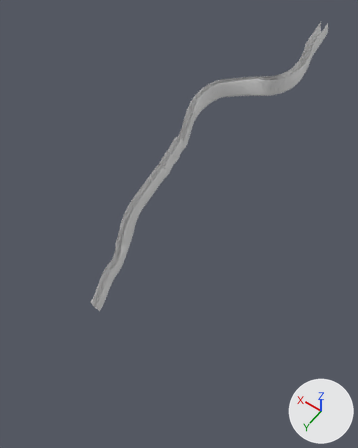
The Blender file assets/scenes/caves_4.blend: old version first, new version second.
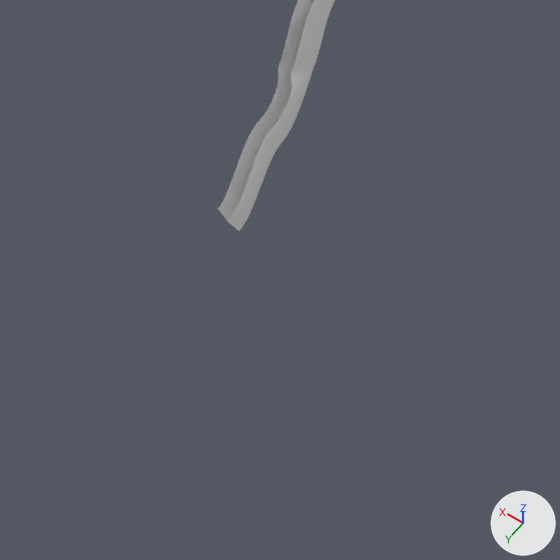
There are two pictures of each version: one whole from a 50 mm lens placed at (-599.0, 1856.0, 1130.0), pointed at (149.0, 808.0, -517.0), one close up on the part from 0% to 65% of the width and 48% to 100% of the height. Every picture has the same lights, and +X, +Y and +Z are marked at lower right.

In view in the first close-up: 'path'.
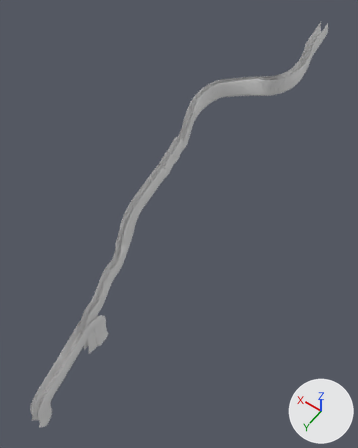
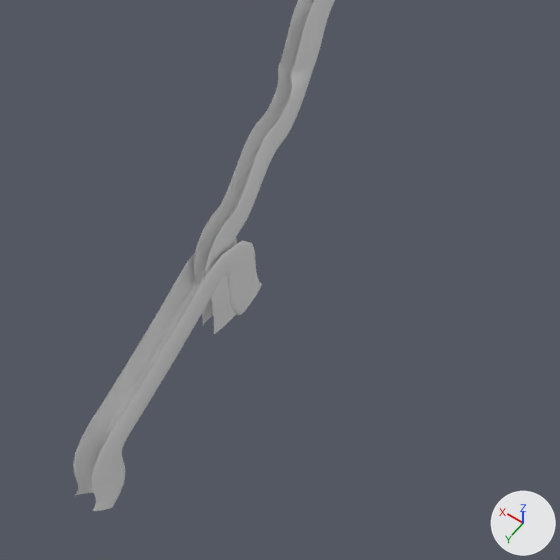
Commit message: worked on caves_4

What changed in the scene script:
```text
Change cu_caves_4:
    remove _sp.bezier_points.foreach_set('co', [269.8, 1221.0, -765.5, 289.5, 1074.0, -689.9, 307.1, 952.0, -615.5, 306.6, 901.2, -522.0, 306.0, 823.4, -464.6, 306.0, 683.3, -425.8, 306.0, 615.8, -395.3, 306.0, 555.9, -366.4, 332.3, 448.5, -313.5, 248.8, 289.3, -224.3, 109.3, 282.2, -163.3, -0.509, 250.3, -101.0, -2.619, 103.6, -37.67, 0.0, -21.0, -0.0198])
    remove _sp.bezier_points.foreach_set('handle_left', [272.5, 1263.0, -773.6, 292.0, 1117.0, -699.4, 307.9, 980.6, -655.6, 306.8, 928.2, -571.6, 306.4, 859.6, -473.6, 306.7, 720.0, -427.2, 306.7, 652.4, -396.7, 306.7, 592.5, -367.8, 313.1, 508.3, -323.5, 299.9, 304.5, -238.7, 152.5, 274.4, -184.5, 22.53, 308.3, -112.3, -2.63, 121.8, -45.96, -0.0606, 5.94, -12.43])
    remove _sp.bezier_points.foreach_set('handle_right', [267.5, 1184.0, -758.4, 287.2, 1036.0, -681.2, 306.5, 928.0, -581.8, 306.6, 888.2, -498.1, 305.6, 789.9, -456.3, 305.2, 645.4, -424.4, 305.2, 577.9, -393.9, 305.2, 518.0, -365.0, 361.5, 357.7, -298.4, 193.1, 272.8, -208.5, 76.83, 288.1, -147.3, -26.21, 185.5, -88.4, -2.61, 86.15, -29.76, 0.0658, -50.24, 13.45])
    remove for _p, _l, _r in zip(_sp.bezier_points, ['ALIGNED', 'ALIGNED', 'ALIGNED', 'ALIGNED', 'ALIGNED', 'ALIGNED', 'ALIGNED', 'ALIGNED', 'ALIGNED', 'ALIGNED', 'ALIGNED', 'ALIGNED', 'ALIGNED', 'ALIGNED'], ['ALIGNED', 'ALIGNED', 'ALIGNED', 'ALIGNED', 'ALIGNED', 'ALIGNED', 'ALIGNED', 'ALIGNED', 'ALIGNED', 'ALIGNED', 'ALIGNED', 'ALIGNED', 'ALIGNED', 'ALIGNED']): _p.handle_left_type = _l; _p.handle_right_type = _r
    remove _sp.bezier_points.foreach_set('tilt', [0.0, 0.0, 0.0, 0.0, 0.0, 0.0, 0.0, 0.0, 0.0, 0.0, 0.0, 0.000873, 0.0, 0.0129])
    _sp: cu_caves_4.splines.new('BEZIER'); _sp.bezier_points.add(13) -> cu_caves_4.splines.new('BEZIER'); _sp.bezier_points.add(14)
    add _sp.bezier_points.foreach_set('co', [269.1, 1269.0, -1008.0, 269.8, 1221.0, -765.5, 289.5, 1074.0, -689.9, 307.1, 952.0, -615.5, 306.6, 901.2, -522.0, 306.0, 823.4, -464.6, 306.0, 683.3, -425.8, 306.0, 615.8, -395.3, 306.0, 555.9, -366.4, 332.3, 448.5, -313.5, 248.8, 289.3, -224.3, 109.3, 282.2, -163.3, -0.509, 250.3, -101.0, -2.619, 103.6, -37.67, 0.0, -21.0, -0.0198])
    add _sp.bezier_points.foreach_set('handle_left', [269.4, 1302.0, -1181.0, 270.6, 1265.0, -773.6, 292.0, 1117.0, -699.4, 307.9, 980.6, -655.6, 306.8, 928.2, -571.6, 306.4, 859.6, -473.6, 306.7, 720.0, -427.2, 306.7, 652.4, -396.7, 306.7, 592.5, -367.8, 313.1, 508.3, -323.5, 299.9, 304.5, -238.7, 152.5, 274.4, -184.5, 22.53, 308.3, -112.3, -2.63, 121.8, -45.96, -0.0606, 5.94, -12.43])
    add _sp.bezier_points.foreach_set('handle_right', [268.9, 1249.0, -902.0, 269.2, 1183.0, -758.6, 287.2, 1036.0, -681.2, 306.5, 928.0, -581.8, 306.6, 888.2, -498.1, 305.6, 789.9, -456.3, 305.2, 645.4, -424.4, 305.2, 577.9, -393.9, 305.2, 518.0, -365.0, 361.5, 357.7, -298.4, 193.1, 272.8, -208.5, 76.83, 288.1, -147.3, -26.21, 185.5, -88.4, -2.61, 86.15, -29.76, 0.0658, -50.24, 13.45])
    add for _p, _l, _r in zip(_sp.bezier_points, ['ALIGNED', 'ALIGNED', 'ALIGNED', 'ALIGNED', 'ALIGNED', 'ALIGNED', 'ALIGNED', 'ALIGNED', 'ALIGNED', 'ALIGNED', 'ALIGNED', 'ALIGNED', 'ALIGNED', 'ALIGNED', 'ALIGNED'], ['ALIGNED', 'ALIGNED', 'ALIGNED', 'ALIGNED', 'ALIGNED', 'ALIGNED', 'ALIGNED', 'ALIGNED', 'ALIGNED', 'ALIGNED', 'ALIGNED', 'ALIGNED', 'ALIGNED', 'ALIGNED', 'ALIGNED']): _p.handle_left_type = _l; _p.handle_right_type = _r
    add _sp.bezier_points.foreach_set('tilt', [0.0, 0.0, 0.0, 0.0, 0.0, 0.0, 0.0, 0.0, 0.0, 0.0, 0.0, 0.0, 0.000873, 0.0, 0.0129])
Add cu_caves_4_001:
    cu_caves_4_001 = bpy.data.curves.new('caves_4.001', 'CURVE')
    cu_caves_4_001.dimensions = '3D'
    _sp = cu_caves_4_001.splines.new('BEZIER'); _sp.bezier_points.add(3)
    _sp.bezier_points.foreach_set('co', [-0.509, 250.3, -101.0, -2.619, 88.89, 12.19, 0.0, -192.1, -0.764, 0.0148, -146.4, -170.9])
    _sp.bezier_points.foreach_set('handle_left', [-1.189, 313.7, -100.1, -2.63, 156.0, 21.06, -0.021, -84.35, -7.843, -0.00601, -165.0, -65.56])
    _sp.bezier_points.foreach_set('handle_right', [0.57, 149.6, -102.4, -2.616, 69.94, 9.679, 0.0181, -284.9, 5.33, 0.0331, -130.1, -263.1])
    for _p, _l, _r in zip(_sp.bezier_points, ['ALIGNED', 'ALIGNED', 'ALIGNED', 'ALIGNED'], ['ALIGNED', 'ALIGNED', 'ALIGNED', 'ALIGNED']): _p.handle_left_type = _l; _p.handle_right_type = _r
    _sp.bezier_points.foreach_set('tilt', [0.000873, 0.0, 0.0129, 0.0129])
    _sp.order_u = 0
    _sp.order_v = 0
    cu_caves_4_001.use_path = True
    cu_caves_4_001.use_path_clamp = True
    cu_caves_4_001.bevel_mode = 'OBJECT'
    cu_caves_4_001.bevel_resolution = 0
    cu_caves_4_001.fill_mode = 'HALF'
    cu_caves_4_001.bevel_object = ob_beziercurve
    cu_caves_4_001.taper_object = ob_taper
Add ob_path1:
    ob_path1 = bpy.data.objects.new('path1', cu_caves_4_001)
    ob_path1.location = (271.0, 1493.0, -919.0)
    ob_path1.rotation_euler = (-0.484, 0.0, 0.0167)  # degrees (-28, 0, 1)
    ob_path1.scale = (1.54, 1.0, 1.0)
```

Where the change shows, as pixel boxes [x1, y1, x2, y2] in the close-ups (560 x 560 px):
'path1', added
    after: [73, 237, 262, 511]
'path', reshaped
    before: [217, 0, 335, 231]
    after: [194, 0, 335, 334]
